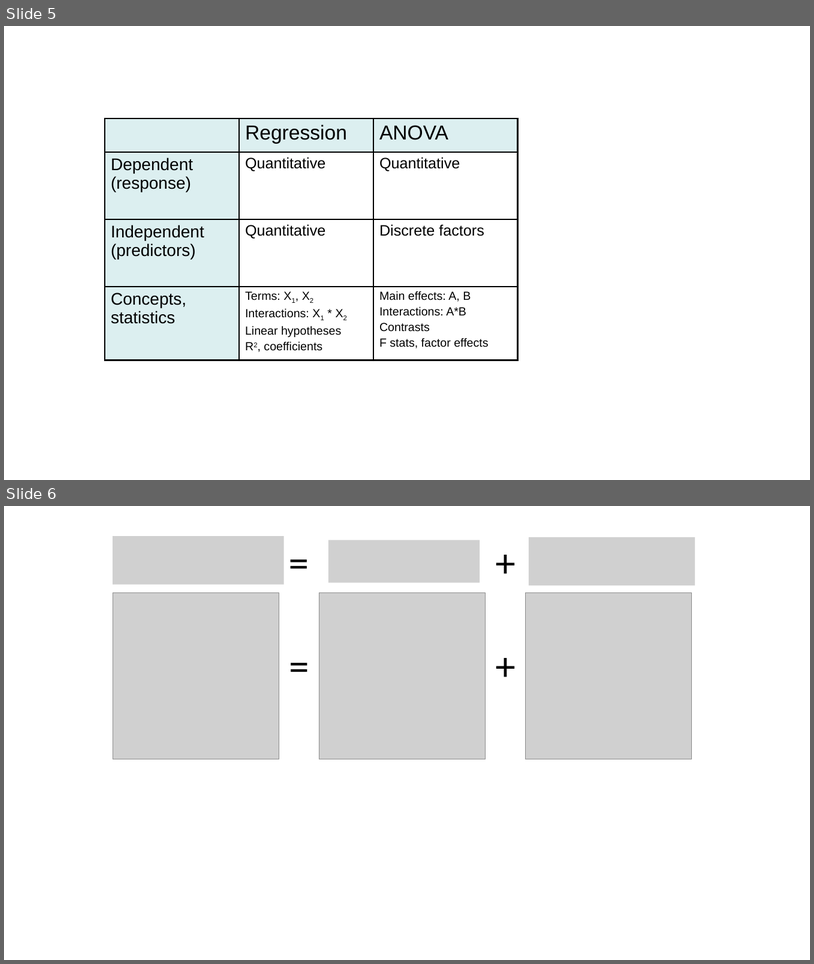
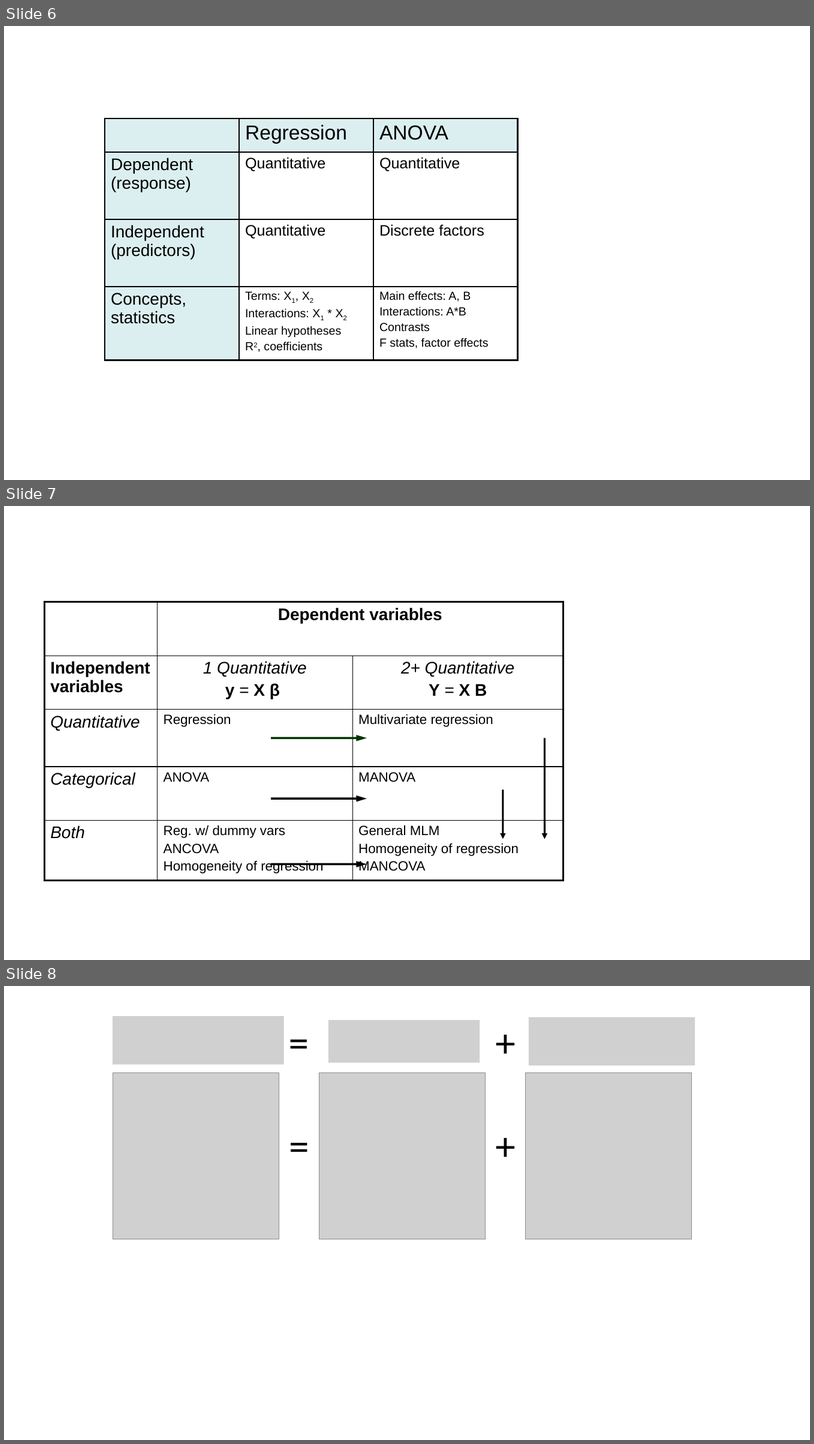
Before and after one commit to friendly/Vis-MLM-book, a slide deck: images/linear-combs.pptx. Shown one above the other, each under a label of ours: slides 5 and 6 before the commit, slides 6, 7 and 8 after it. The pictures are 814x964 and 814x1444 pixels, drawn with LibreOffice and Linux fonts; fonts in the diff are those of the drawing; grey boxes stand for pictures. Boxes give left, top, right and bottom in pixels: in the first picture for what was removed or moved away, otherwise in the second. Text is boxed around its words. In the diff, an @@ line names an element or a change of style, - is before the commit and + after.

```diff
--- a/images/linear-combs.pptx
+++ b/images/linear-combs.pptx
@@ slide 7 added at [4, 506, 810, 960], background #FFFFFF @@
@@ table added at [45, 601, 564, 885], 5 rows, 3 columns @@
+ | Dependent variables | 
+Independent variables | 1 Quantitative / y = X β | 2+ Quantitative / Y = X B
+Quantitative | Regression | Multivariate regression
+Categorical | ANOVA | MANOVA
+Both | Reg. w/ dummy vars / ANCOVA / Homogeneity of regression | General MLM / Homogeneity of regression / MANCOVA
@@ arrow added from (272, 738) to (367, 738), #003300 2.5 pt @@
@@ arrow added from (545, 738) to (545, 839), #000000 2.25 pt @@
@@ arrow added from (503, 790) to (503, 839), #000000 2.25 pt @@
@@ arrow added from (272, 798) to (367, 798), #000000 2.5 pt @@
@@ arrow added from (272, 864) to (367, 864), #000000 2.5 pt @@
@@ what was slide 5 is now slide 6 @@
@@ what was slide 6 is now slide 8 @@
```
Also in this commit, not shown: 1 slide changed, 1 other slide added, 14 other files.
